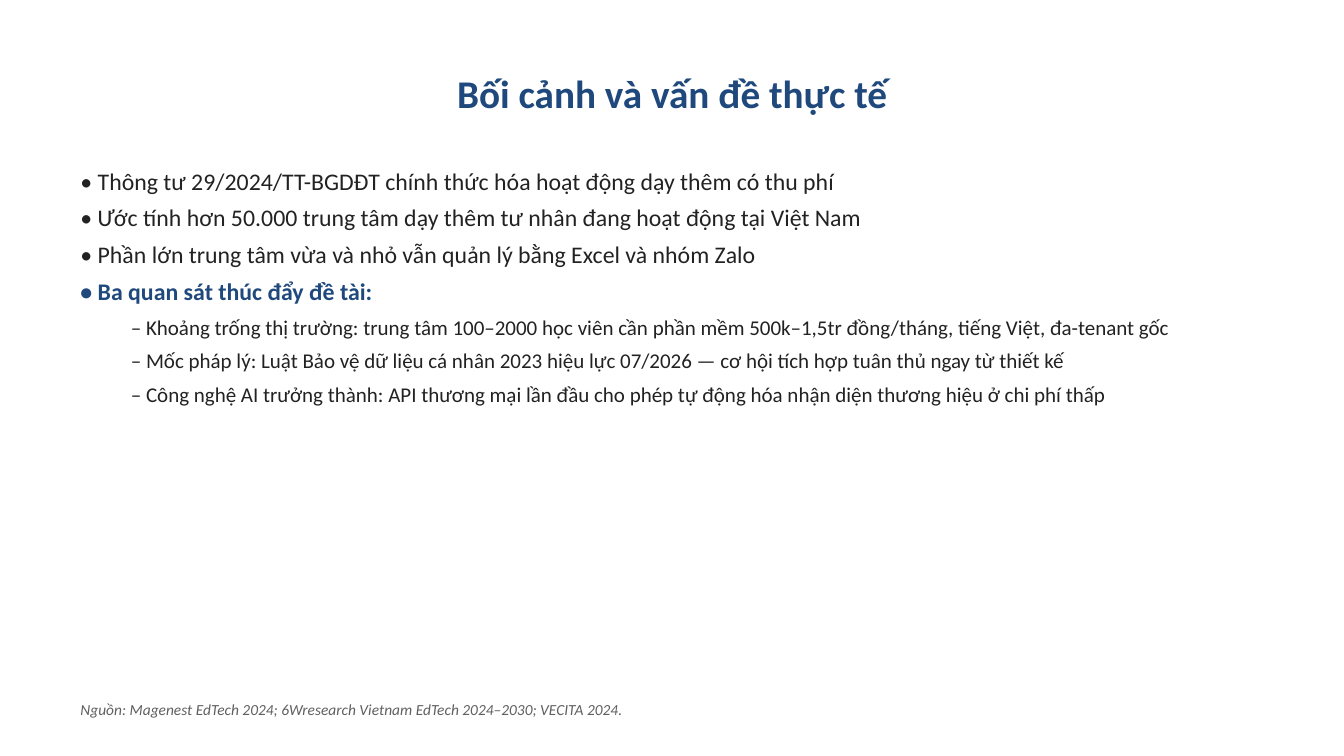
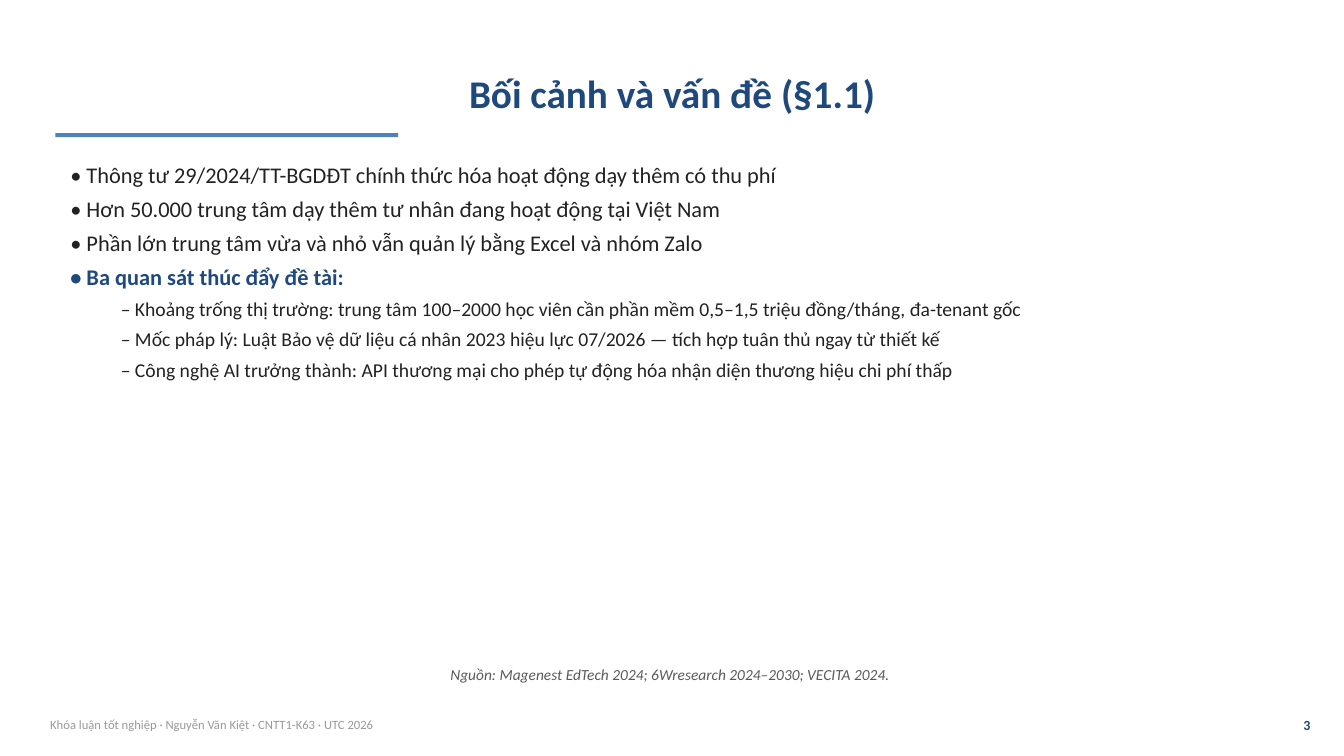
Before and after one commit to VictorAurelius/2026-Kite-Class-Platform, a slide deck: slide 3 of documents/08-thesis/defense/KiteHub-baove-khoaluan-20slide.pptx. Drawn at 1344x756 pixels with LibreOffice and Linux fonts; fonts in the diff are those of the drawing. Boxes give left, top, right and bottom in pixels: in the first picture for what was removed or moved away, otherwise in the second. Text is boxed around its words. In the diff, an @@ line names an element or a change of style, - is before the commit and + after.

```diff
--- a/documents/08-thesis/defense/KiteHub-baove-khoaluan-20slide.pptx
+++ b/documents/08-thesis/defense/KiteHub-baove-khoaluan-20slide.pptx
@@ title at [469, 78, 875, 114]: text changed @@
-Bối cảnh và vấn đề thực tế
+Bối cảnh và vấn đề (§1.1)
@@ rectangle added at [55, 133, 398, 137], fill #4F81BD @@
@@ text "• Thông tư 29/2024/TT-BGDĐT chính ...": place and size @@
-text "• Thông tư 29/2024/TT-BGDĐT chính ..." at [98, 173, 1169, 406]
+text "• Thông tư 29/2024/TT-BGDĐT chính ..." at [86, 167, 1021, 381]
@@ text at [86, 167, 776, 289]: size 17 to 16 pt in "• Thông tư 29/2024/TT-BGDĐT chính thức hóa ...", "• Phần lớn trung tâm vừa và ...", "• Ba quan sát thúc đẩy đề ..."; less space between paragraphs @@
@@ text at [86, 201, 720, 221]: text changed; size 17 to 16 pt @@
-• Ước tính hơn 50.000 trung tâm dạy thêm tư nhân đang hoạt động tại Việt Nam
+• Hơn 50.000 trung tâm dạy thêm tư nhân đang hoạt động tại Việt Nam
@@ text at [135, 301, 1021, 381]: text changed; size 15 to 14 pt @@
-  – Khoảng trống thị trường: trung tâm 100–2000 học viên cần phần mềm 500k–1,5tr đồng/tháng, tiếng Việt, đa-tenant gốc
-  – Mốc pháp lý: Luật Bảo vệ dữ liệu cá nhân 2023 hiệu lực 07/2026 — cơ hội tích hợp tuân thủ ngay từ thiết kế
-  – Công nghệ AI trưởng thành: API thương mại lần đầu cho phép tự động hóa nhận diện thương hiệu ở chi phí thấp
+  – Khoảng trống thị trường: trung tâm 100–2000 học viên cần phần mềm 0,5–1,5 triệu đồng/tháng, đa-tenant gốc
+  – Mốc pháp lý: Luật Bảo vệ dữ liệu cá nhân 2023 hiệu lực 07/2026 — tích hợp tuân thủ ngay từ thiết kế
+  – Công nghệ AI trưởng thành: API thương mại cho phép tự động hóa nhận diện thương hiệu chi phí thấp
@@ text at [450, 668, 889, 683]: text changed; text colour #606060 to #5A5A5A @@
-Nguồn: Magenest EdTech 2024; 6Wresearch Vietnam EdTech 2024–2030; VECITA 2024.
+Nguồn: Magenest EdTech 2024; 6Wresearch 2024–2030; VECITA 2024.
@@ text added at [50, 719, 374, 731], 9 pt, text #9A9A9A @@
+Khóa luận tốt nghiệp · Nguyễn Văn Kiệt · CNTT1-K63 · UTC 2026
@@ text added at [1303, 721, 1310, 730], 10 pt, text #1F497D, bold @@
+3
```
Also in this commit, not shown: 13 other slides changed, 12 slides added, 12 slides removed, 22 other files.
